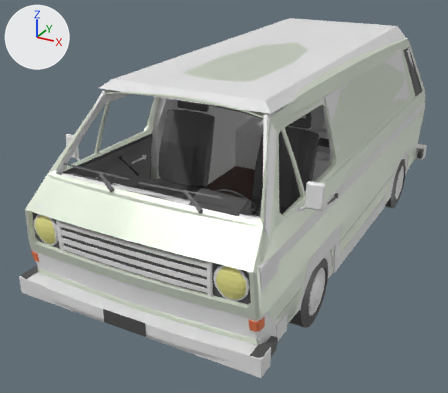
The FBX model Assets/Models/Car.fbx, before and after one commit.
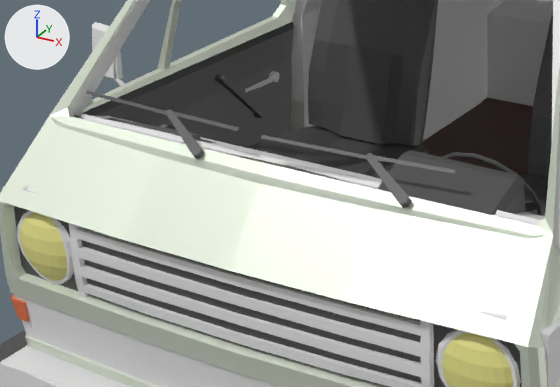
Old and new are each drawn whole from a 50 mm camera at (3.55, -7.83, 4.46) aimed at (-0.46, -0.54, 0.82) and again close up on the part from 6% to 59% of the width and 32% to 74% of the height. The lights are fixed; the arrows at upper left show +X, +Y and +Z. Objects named as collision shapes, trigger or cutter boxes, shadow casters or lower levels of detail are left out. Where no turn or scale is listed for an object, it has been applied to the vertices.

Objects in the first close-up: 'Дверь правая', 'Дворник левый', 'Дворник правый', 'Коллайдер_низ', 'Кровать', 'Кровать.007', 'Кровать.017', 'Кровать.020', 'Кузов', 'Передние фары', 'Решетка', 'Сиденье низ правое', 'Сиденье спинка левое', 'Сиденье спинка правое'.
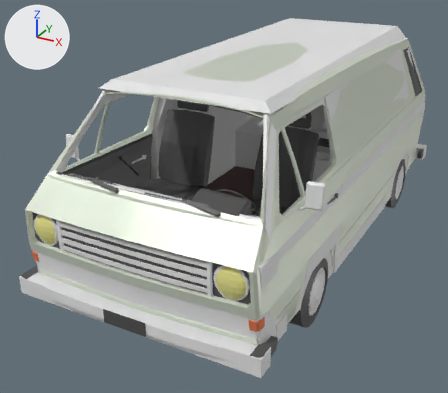
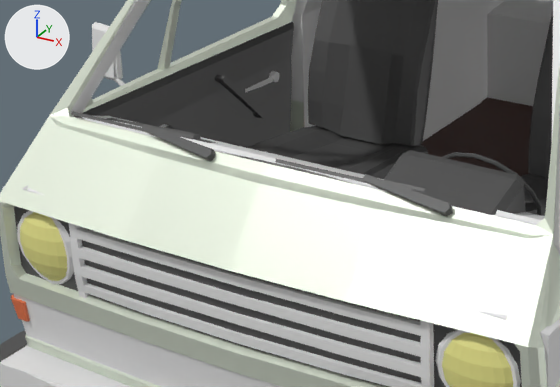
Changed parts and their boxes [x1, y1, x2, y2] in the close-ups (560 x 387 px):
'Дворник левый', reshaped, moved, turned
    before: [261, 135, 456, 208]
    after: [275, 159, 453, 217]
'Дворник правый', reshaped, moved, turned
    before: [86, 91, 239, 159]
    after: [72, 111, 215, 161]

The edits, one by one:
me_cylinder_011 is used by ob_дворник_правый; location (-0.408, -3.083, 1.868); rotation (2.283, 0.0766, 0.0), in degrees (131, 4.4, 0); scale (0.000275, 0.000275, 0.000275).
me_cylinder_011 had 43 vertices, 38 faces and spanned x -2861.0..563.0, y -128.0..242.0, z -591.0..98.0.
me_cylinder_011 now has 43 vertices, 38 faces and spans x -3180.0..92.0, y -20.0..182.0, z -256.0..67.0.
me_cylinder_011 part 1: 43 of 43 vertices moved; they spanned x -2861.0..563.0, y -128.0..242.0, z -591.0..98.0 and now span x -3180.0..92.0, y -20.0..182.0, z -256.0..67.0; mean shift (-365.0, -15.0, 222.0); largest move (562.0, 231.0, -521.0) -> (-486.0, 77.0, -195.0).
me_cylinder_010 is used by ob_дворник_левый; location (0.672, -3.083, 1.868); rotation (2.283, 0.0766, 0.0), in degrees (131, 4.4, 0); scale (0.000275, 0.000275, 0.000275).
me_cylinder_010 had 43 vertices, 38 faces and spanned x -2857.0..570.0, y -19.0..181.0, z -744.0..78.0.
me_cylinder_010 now has 43 vertices, 38 faces and spans x -3180.0..92.0, y -20.0..182.0, z -256.0..67.0.
me_cylinder_010 part 2: 43 of 43 vertices moved; they spanned x -2857.0..570.0, y -19.0..181.0, z -744.0..78.0 and now span x -3180.0..92.0, y -20.0..182.0, z -256.0..67.0; mean shift (-371.0, -4.0, 236.0); largest move (570.0, 81.0, -675.0) -> (-486.0, 77.0, -195.0).
Object 'Дворник правый' (ob_дворник_правый) moves from (-0.408, -3.083, 1.868) to (-0.341, -3.092, 1.871).
Object 'Дворник правый' (ob_дворник_правый) turns from (131, 4.4, 0) to (131, 1.7, -3.6) degrees about x, y and z.
Object 'Дворник левый' (ob_дворник_левый) moves from (0.672, -3.083, 1.868) to (0.868, -3.069, 1.865).
Object 'Дворник левый' (ob_дворник_левый) turns from (131, 4.4, 0) to (131, 2.9, -0.6) degrees about x, y and z.
